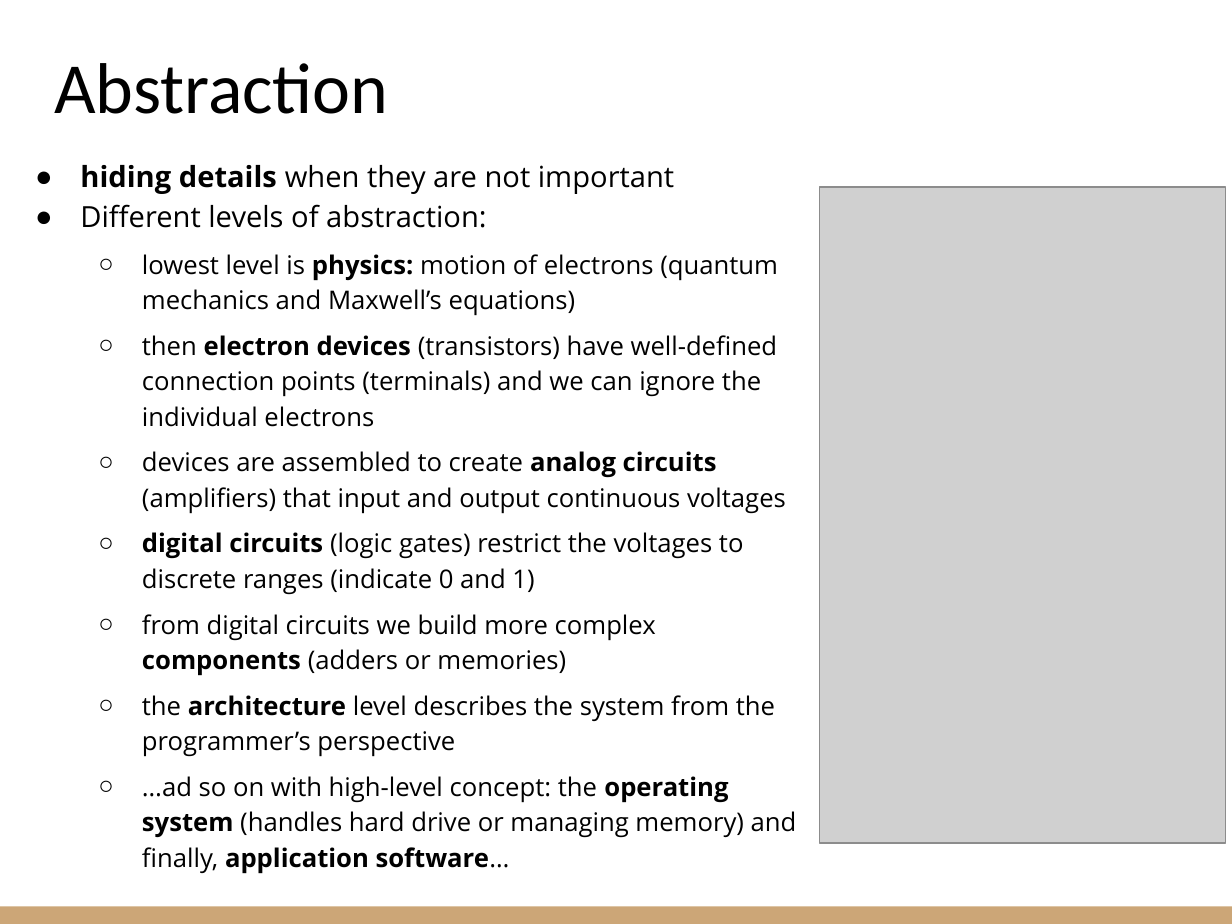
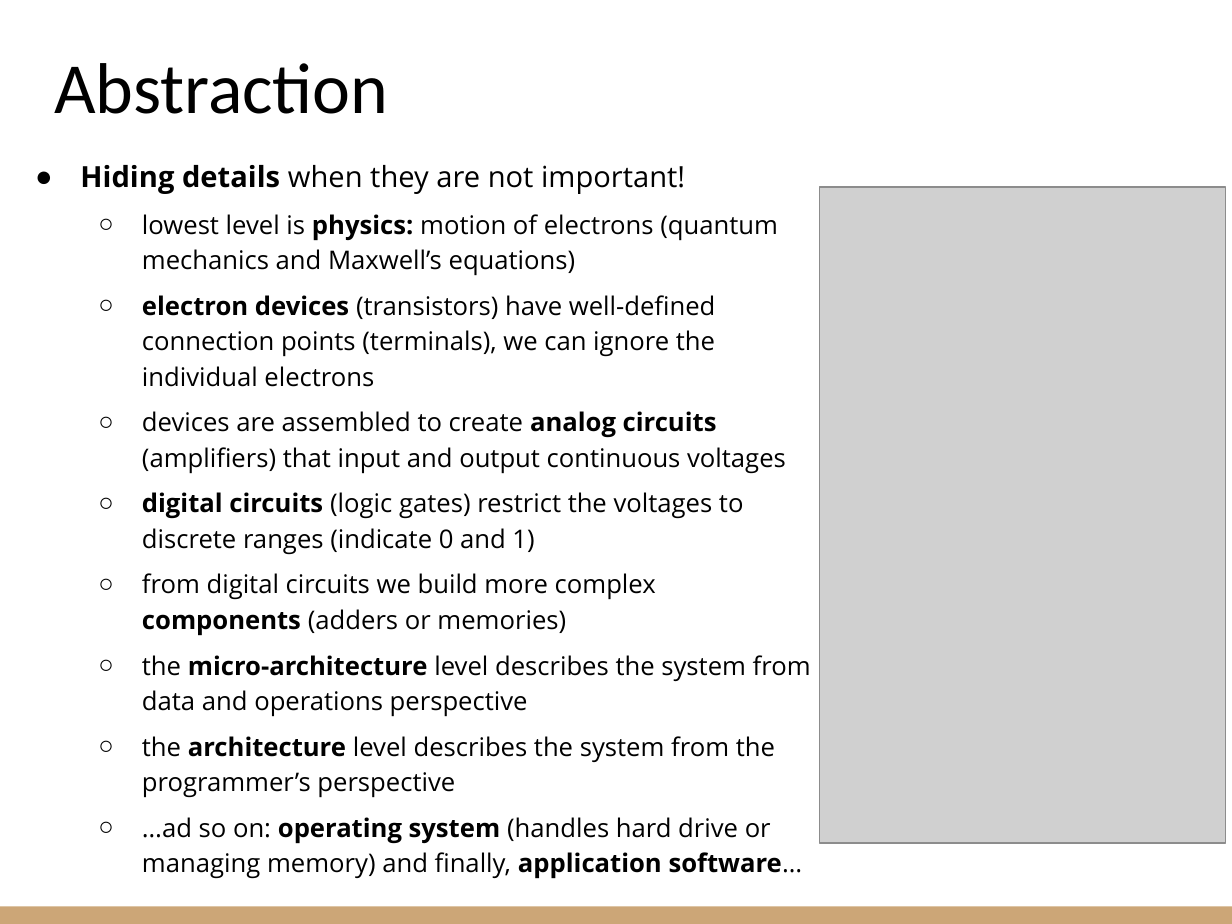
Before and after one commit to riccardoberta/esd, a slide deck: slide 4 of 01 - The Digital Abstraction.pptx. Drawn at 1232x924 pixels with LibreOffice and Linux fonts; fonts in the diff are those of the drawing; grey boxes stand for pictures. Boxes give left, top, right and bottom in pixels: in the first picture for what was removed or moved away, otherwise in the second. Text is boxed around its words. In the diff, an @@ line names an element or a change of style, - is before the commit and + after.

```diff
--- a/01 - The Digital Abstraction.pptx
+++ b/01 - The Digital Abstraction.pptx
@@ text at (x1=80, y1=165, x2=685, y2=194): text changed @@
-● hiding details when they are not important
-● Different levels of abstraction:
+● Hiding details when they are not important!
@@ text at (x1=142, y1=295, x2=716, y2=387): text changed @@
-  ○ then electron devices (transistors) have well-defined connection points (terminals) and we can ignore the individual electrons
+  ○ electron devices (transistors) have well-defined connection points (terminals), we can ignore the individual electrons
@@ text at (x1=142, y1=655, x2=811, y2=717): paragraph added @@
+  ○ the micro-architecture level describes the system from data and operations perspective
@@ text at (x1=142, y1=817, x2=803, y2=879): text changed @@
-  ○ …ad so on with high-level concept: the operating system (handles hard drive or managing memory) and finally, application software…
+  ○ …ad so on: operating system (handles hard drive or managing memory) and finally, application software…
```
Also in this commit, not shown: 11 other slides changed, 2 slides added, 20 other files.
